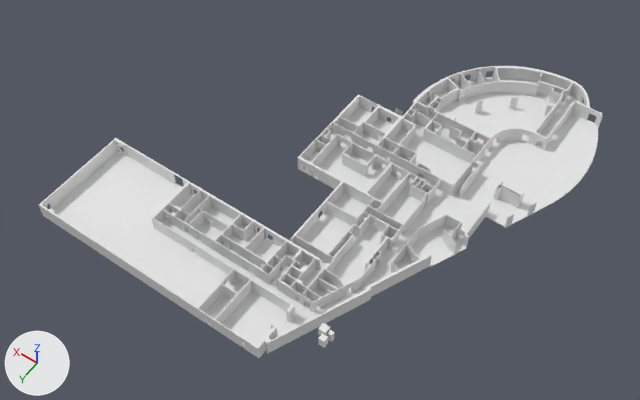
The Blender file INB Resources/Raw Assets/Blender/floor.blend as it was, and as the next commit left it.
Both versions are drawn from a 50 mm camera at (-72.0, 133.9, 159.1) aimed at (1.0, 31.7, -1.4). Arrows for +X, +Y and +Z are at lower left; the lights stay in place.

Names of what the first picture shows: 'FLOOR-0', 'FLOOR-0-WALLS', 'door_1.5'.
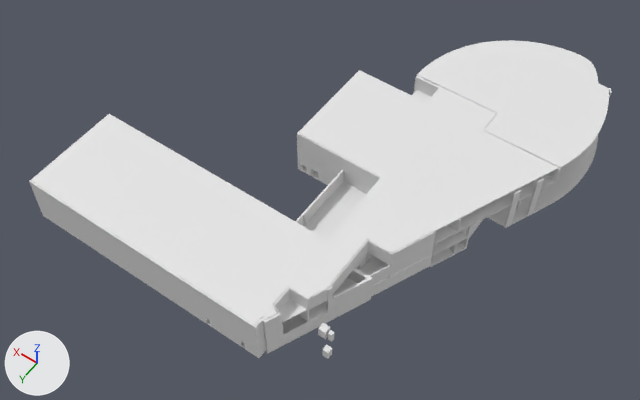
The change, as a list of edits to the scene's bpy script:
```text
Change ob_door_1_5:
    ob_door_1_5.location: (-22.8, 63.9, 4.0) -> (-23.6, 63.7, -0.1)
Change ob_floor_3:
    remove ob_floor_3.hide_viewport = True
Change ob_floor_2:
    remove ob_floor_2.hide_viewport = True
Change ob_floor_1:
    remove ob_floor_1.hide_viewport = True
Change ob_floor_2_walls:
    remove ob_floor_2_walls.hide_viewport = True
Change ob_floor_1_walls:
    remove ob_floor_1_walls.hide_viewport = True
```

Location of each change, (x1, y1, x2, y2) in pixels of the pictures (640 x 400 px):
'FLOOR-3', shown: after (31, 40, 609, 325)
'FLOOR-2-WALLS', shown: after (29, 70, 611, 338)
'FLOOR-1-WALLS', shown: after (34, 84, 540, 348)
'FLOOR-1', shown: after (304, 85, 468, 321)
'FLOOR-2', shown: after (279, 90, 556, 323)
'door_1.5', moved: before (318, 333, 328, 348); after (322, 344, 332, 359)
'FLOOR-0', unchanged, covered by the edit: before (50, 77, 598, 349); after (207, 135, 598, 349)
'FLOOR-0-WALLS', unchanged, covered by the edit: before (39, 66, 602, 358); after (39, 158, 536, 358)
